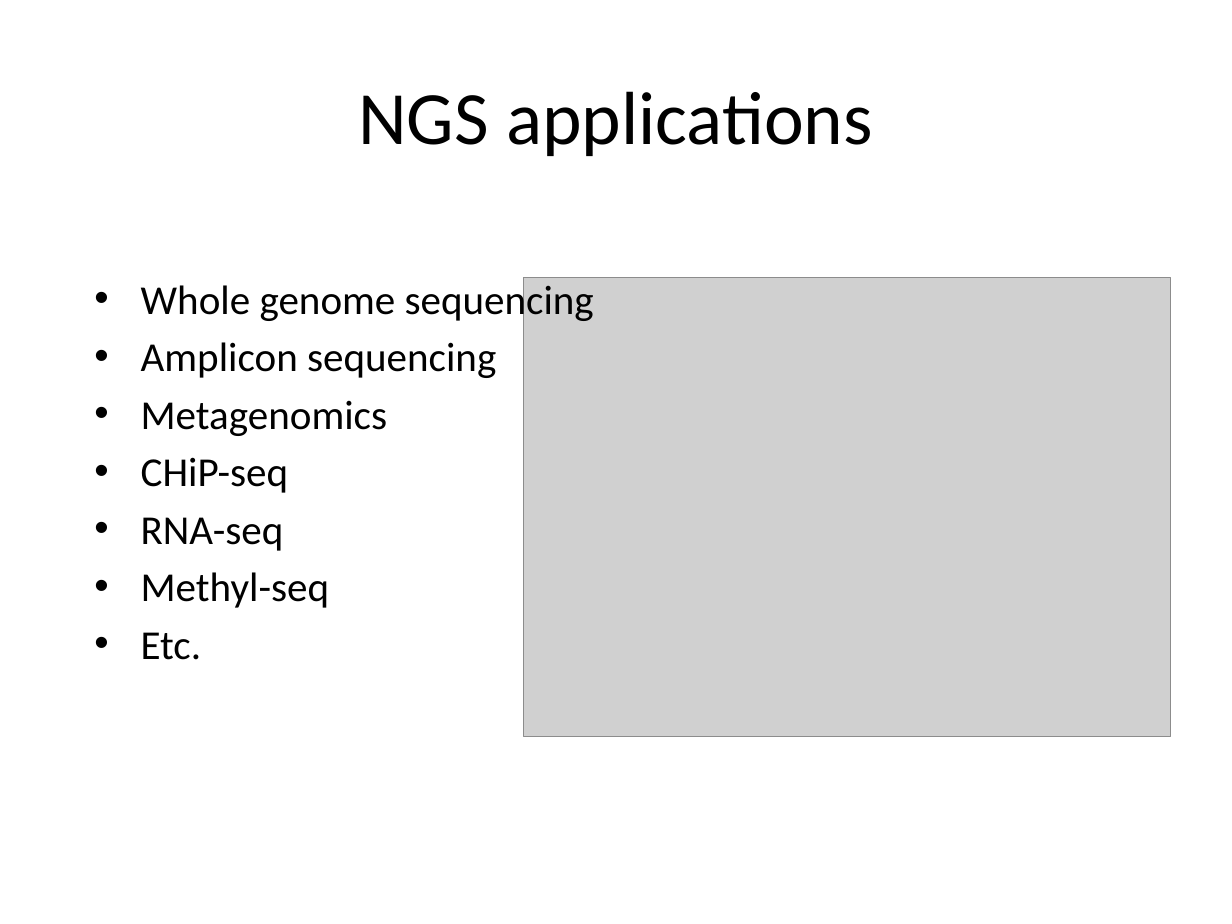
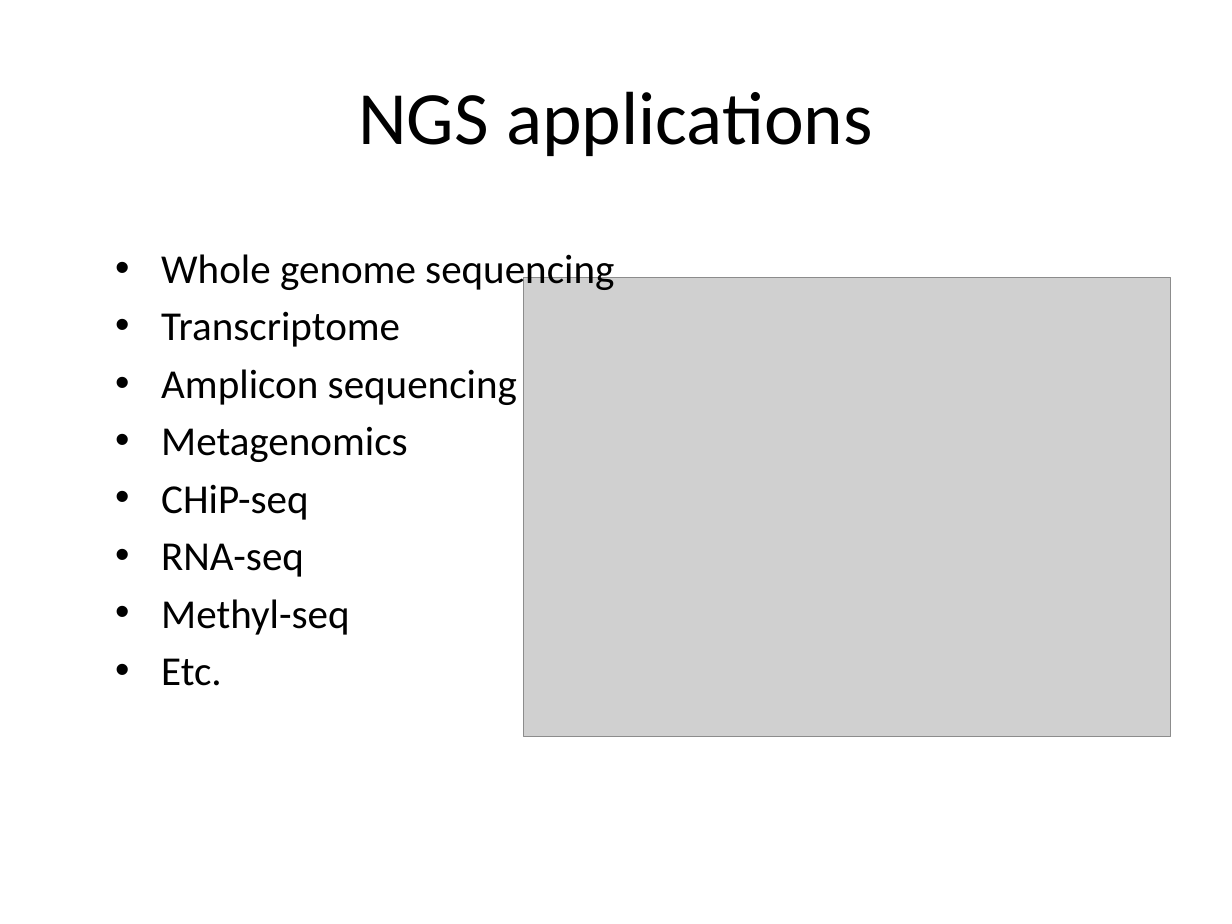
Before and after one commit to rvosa/ngs-workflows, a slide deck: slide 13 of doc/slides/day1/session1/NGSplatforms.pptx. Drawn at 1232x924 pixels with LibreOffice and Linux fonts; fonts in the diff are those of the drawing; grey boxes stand for pictures. Boxes give left, top, right and bottom in pixels: in the first picture for what was removed or moved away, otherwise in the second. Text is boxed around its words. In the diff, an @@ line names an element or a change of style, - is before the commit and + after.

```diff
--- a/doc/slides/day1/session1/NGSplatforms.pptx
+++ b/doc/slides/day1/session1/NGSplatforms.pptx
@@ text "Whole genome sequencing": place and size @@
-text "Whole genome sequencing" at (141, 280, 594, 660)
+text "Whole genome sequencing" at (161, 254, 614, 686)
@@ text at (161, 311, 400, 347): paragraph added @@
+• Transcriptome
```
Also in this commit, not shown: 1 other file.
